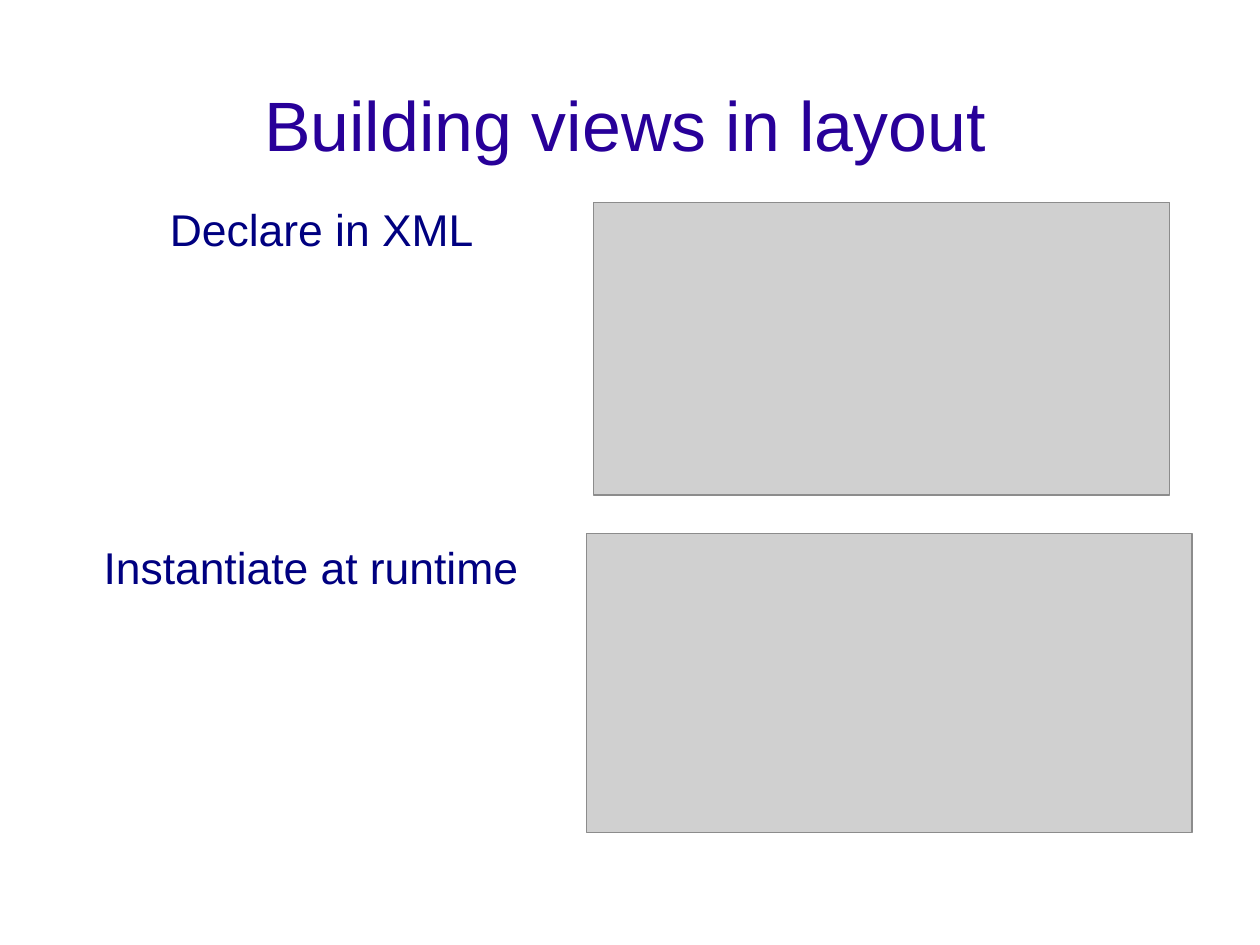
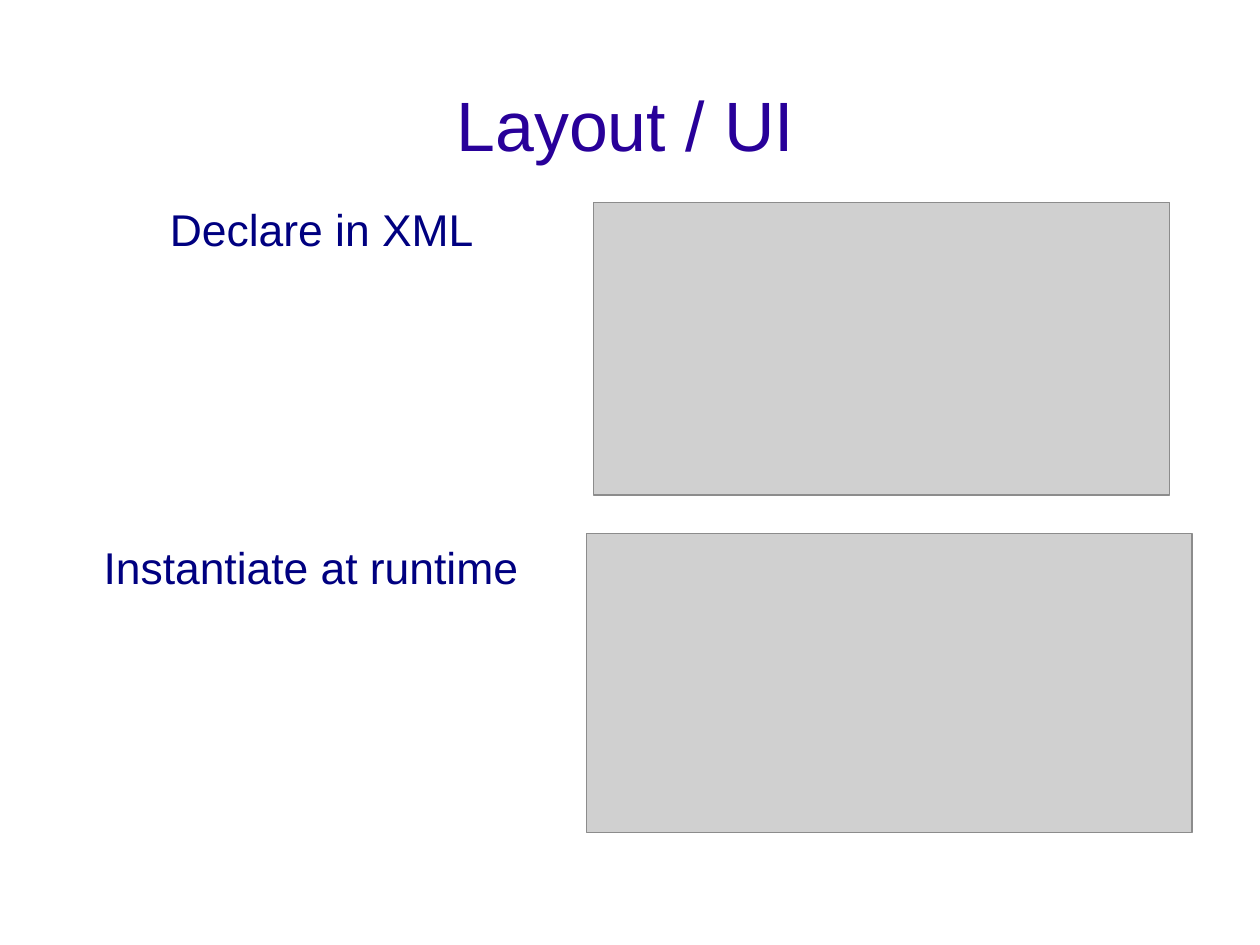
Before and after one commit to Sifis-Develop/Spoon-Knife, a slide deck: slide 13 of android_dev.odp (slide 10 before the commit). Drawn at 1260x945 pixels with LibreOffice and Linux fonts; fonts in the diff are those of the drawing; grey boxes stand for pictures; background and template pictures are left out. Boxes give left, top, right and bottom in pixels: in the first picture for what was removed or moved away, otherwise in the second. Text is boxed around its words. In the diff, an @@ line names an element or a change of style, - is before the commit and + after.

```diff
--- a/android_dev.odp
+++ b/android_dev.odp
@@ title at <box>456,103,794,165</box>: text changed @@
-Building views in layout
+Layout / UI
```
Also in this commit, not shown: 6 other slides changed, 6 slides added, 1 slide removed.
